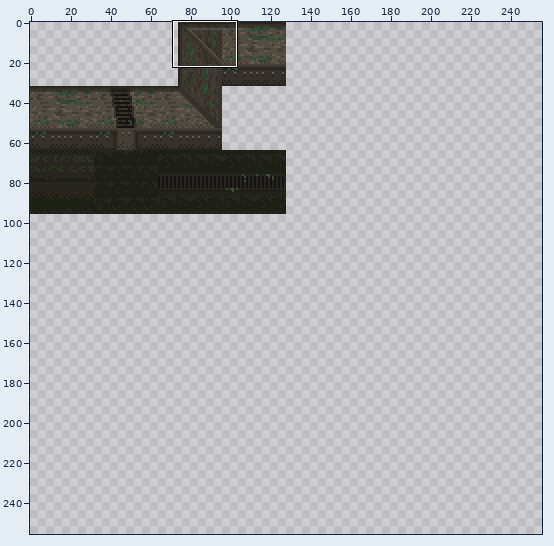
File history of a sprite sheet, CasaDesDiamantes/sprites/sewerTiles_spr/layers/a67184f9-382c-4f14-a2f9-b1fb613ed475/bbe75377-6bcf-4608-be53-f0484317fdcb.png. Above: a wide view before the commit, with the close-up outlined.
Close-up. Before the commit:
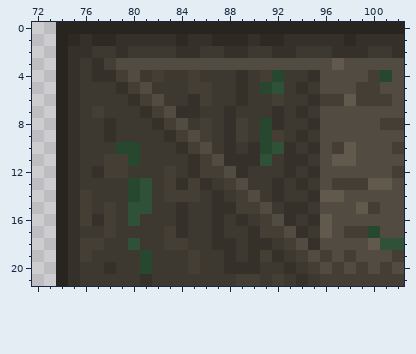
The file is 256x256 pixels. Colours within 5 levels of each other are drawn and written as one. Shown: x 72..102, y 0..21. The commit also changed other parts of the picture, which this record leaves out.
New version:
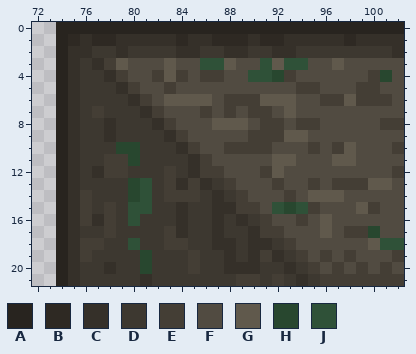
Palette (. is transparent): A #28241f  B #2e2923  C #353029  D #3d3830  E #443e35  F #514b41  G #60594c  H #28472f  J #2f5138
The exact change:
y 2: x 97..99 CCC -> DDD
y 3: x 79 F -> G; x 83 F -> G; x 86..88 FFF -> JJG; x 91..94 FFFF -> JGJJ
y 4: x 77 C -> D; x 81 D -> F; x 83..91 DDEDDDCDE -> GEFEEFFJJ; x 93..95 DDC -> EFF
y 5: x 82..95 DDDEEDDCDHJDCD -> FEFFFFFFFFFFEE
y 6: x 83..95 DDCEDDCDDEDDC -> GGGGFEEEGGGFF
y 7: x 84..95 CCDDCDDDCDCD -> FFEFEFEEFGFF
y 8: x 85..95 DEDCEDHCDDC -> FFGGGFEEFEE
y 9: x 86..91 EDCEDH -> FFFFEE; x 93..95 DCD -> GGF
y 10: x 87..95 DCDCHJCDC -> FEEEEFFFE
y 11: x 88..95 CCCJDCCD -> FFFFGGFF
y 12: x 89..95 CDDDCDC -> FFEGFFF
y 13: x 90..95 DDCDCD -> FFEFFE
y 14: x 91..95 DCDDC -> FFEFG
y 15: x 92..95 DCCD -> JHJE
y 16: x 93..95 CDC -> FEF
y 17: x 94..95 CD -> FF
y 18: x 95 C -> F
Where, in picture pixels (left, top, right, bottom), the same in both close-ups:
changed: (92, 46, 368, 250)
